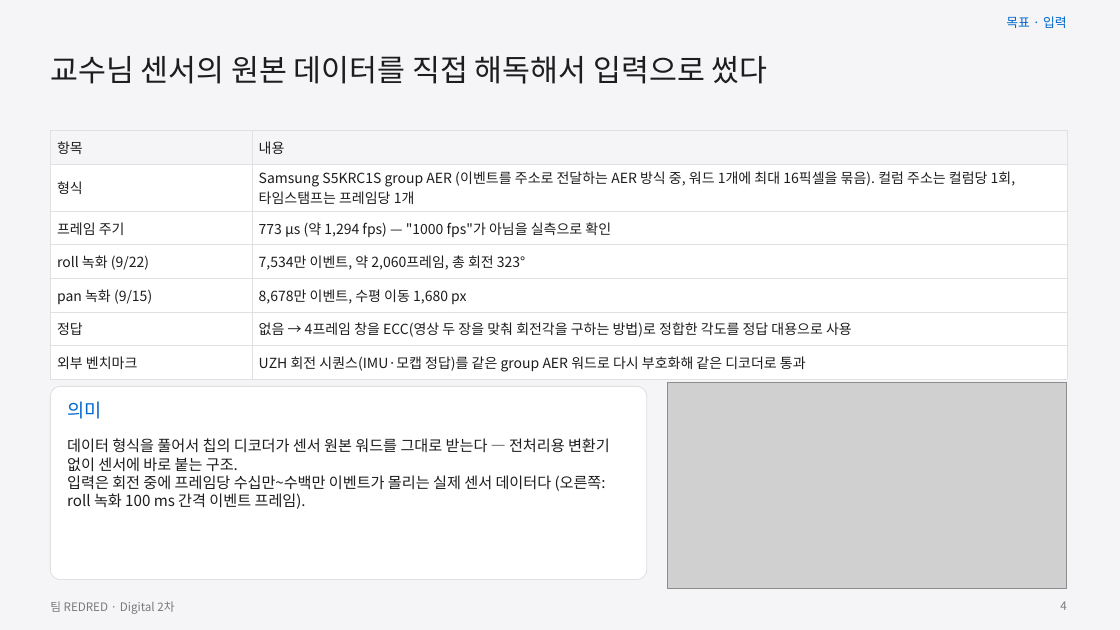
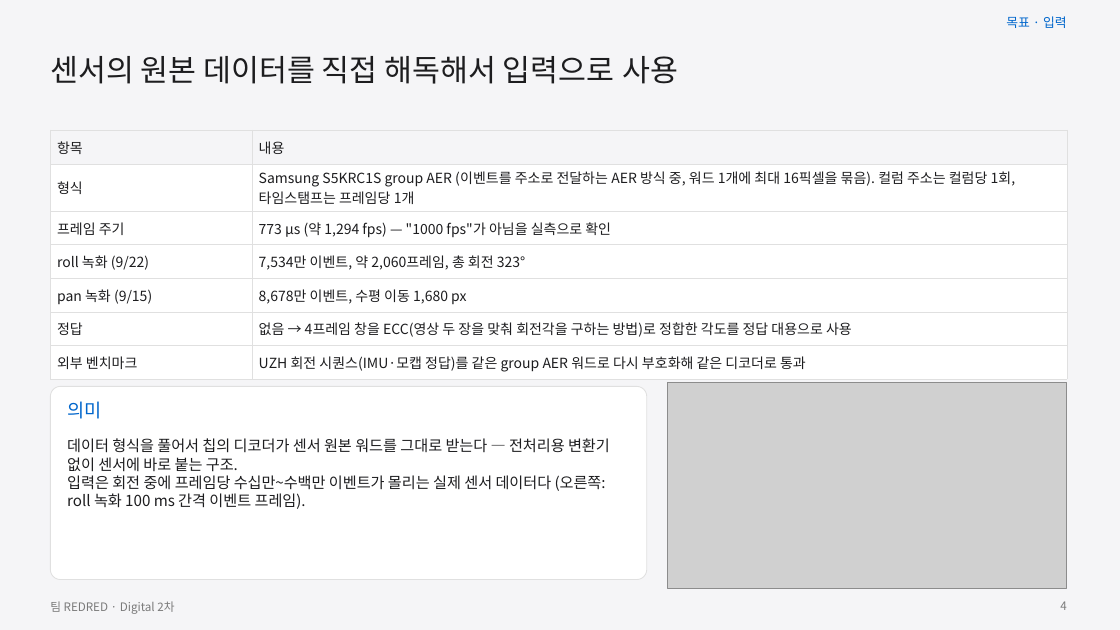
Before and after one commit to GangHeeJo/AI-SEMI, a slide deck: slide 4 of submission/REDRED_2차_발표자료_칩S.pptx. Drawn at 1120x630 pixels with LibreOffice and Linux fonts; fonts in the diff are those of the drawing; grey boxes stand for pictures. Boxes give left, top, right and bottom in pixels: in the first picture for what was removed or moved away, otherwise in the second. Text is boxed around its words. In the diff, an @@ line names an element or a change of style, - is before the commit and + after.

```diff
--- a/submission/REDRED_2차_발표자료_칩S.pptx
+++ b/submission/REDRED_2차_발표자료_칩S.pptx
@@ text at (50,56,678,84): text changed @@
-교수님 센서의 원본 데이터를 직접 해독해서 입력으로 썼다
+센서의 원본 데이터를 직접 해독해서 입력으로 사용
```
Also in this commit, not shown: 17 other slides changed, 4 other files.
